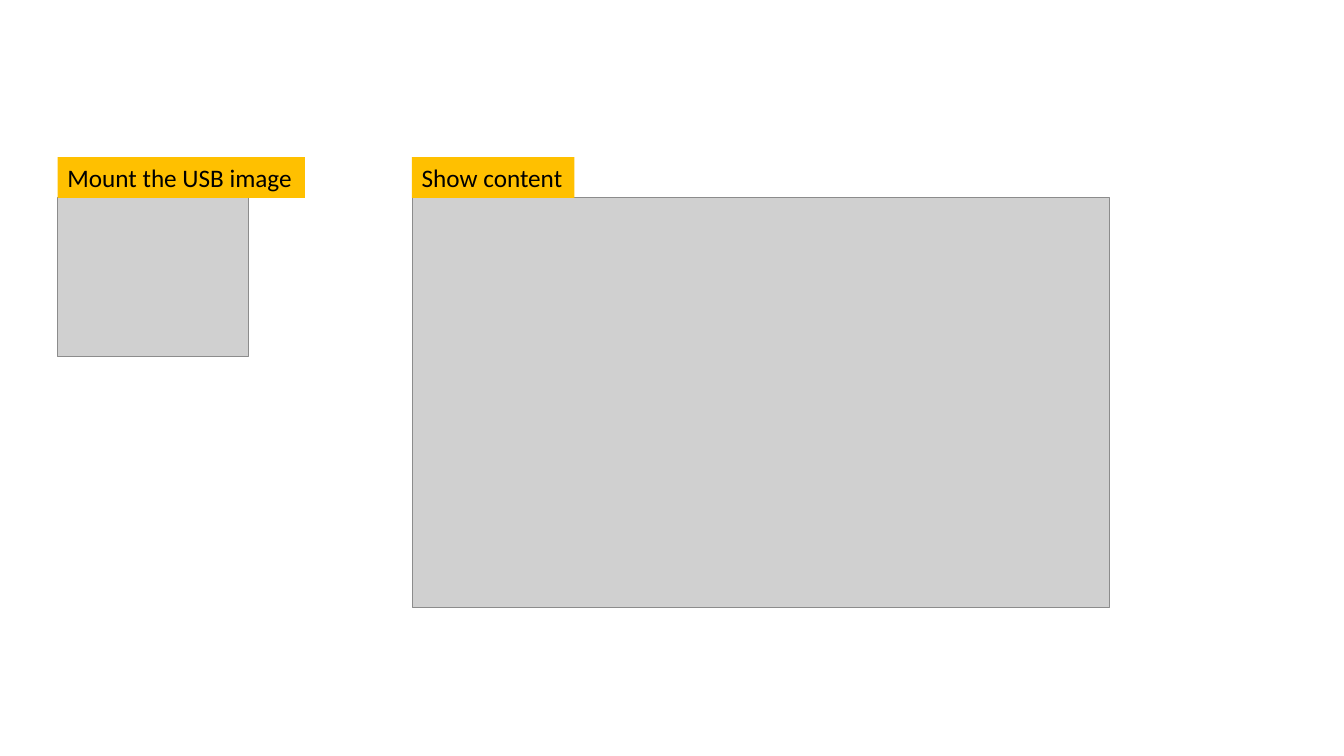
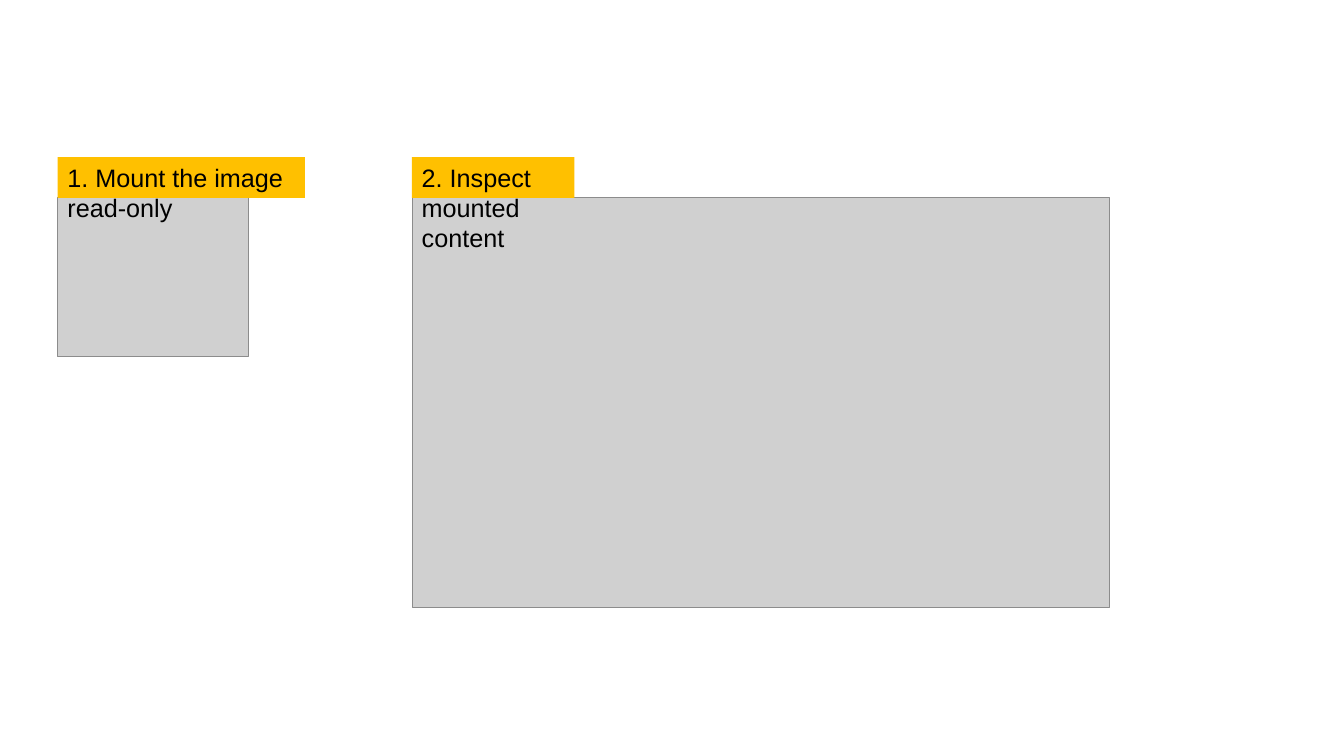
Before and after one commit to frankwxu/Digital-Forensics-Basic-Book, a slide deck: slide 38 of PPTs/Ch7_The_Sleuth_Kit_Tutorial.pptx (slide 36 before the commit). Drawn at 1344x756 pixels with LibreOffice and Linux fonts; fonts in the diff are those of the drawing; grey boxes stand for pictures; background and template pictures are left out. Boxes give left, top, right and bottom in pixels: in the first picture for what was removed or moved away, otherwise in the second. Text is boxed around its words. In the diff, an @@ line names an element or a change of style, - is before the commit and + after.

```diff
--- a/PPTs/Ch7_The_Sleuth_Kit_Tutorial.pptx
+++ b/PPTs/Ch7_The_Sleuth_Kit_Tutorial.pptx
@@ text in rectangle at [67,168,283,223]: text changed; font Calibri to Arial @@
-Mount the USB image
+1. Mount the image read-only
@@ text in rectangle at [422,169,531,248]: text changed; font Calibri to Arial @@
-Show content
+2. Inspect mounted content
```
Also in this commit, not shown: 37 other slides changed, 4 slides added, 1 slide removed.
